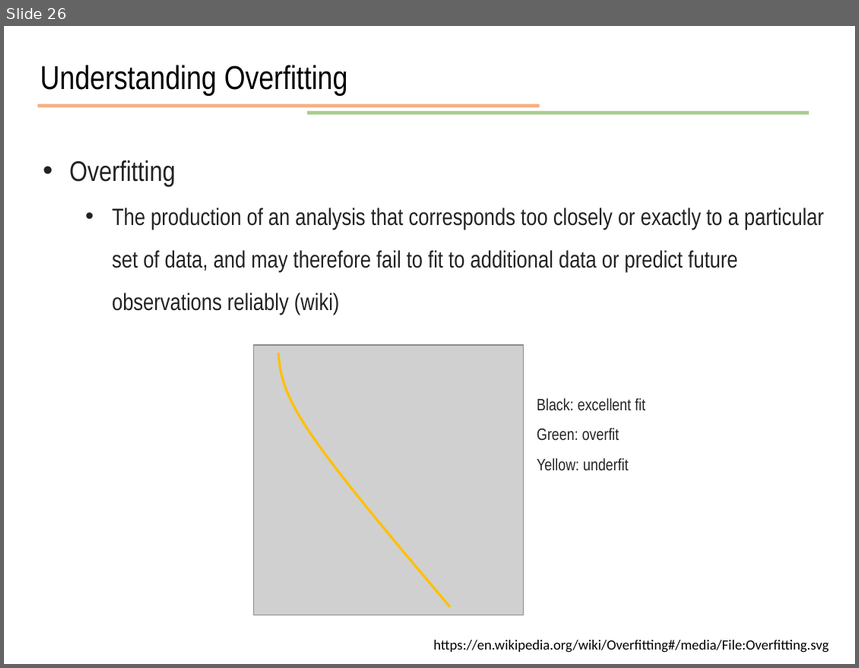
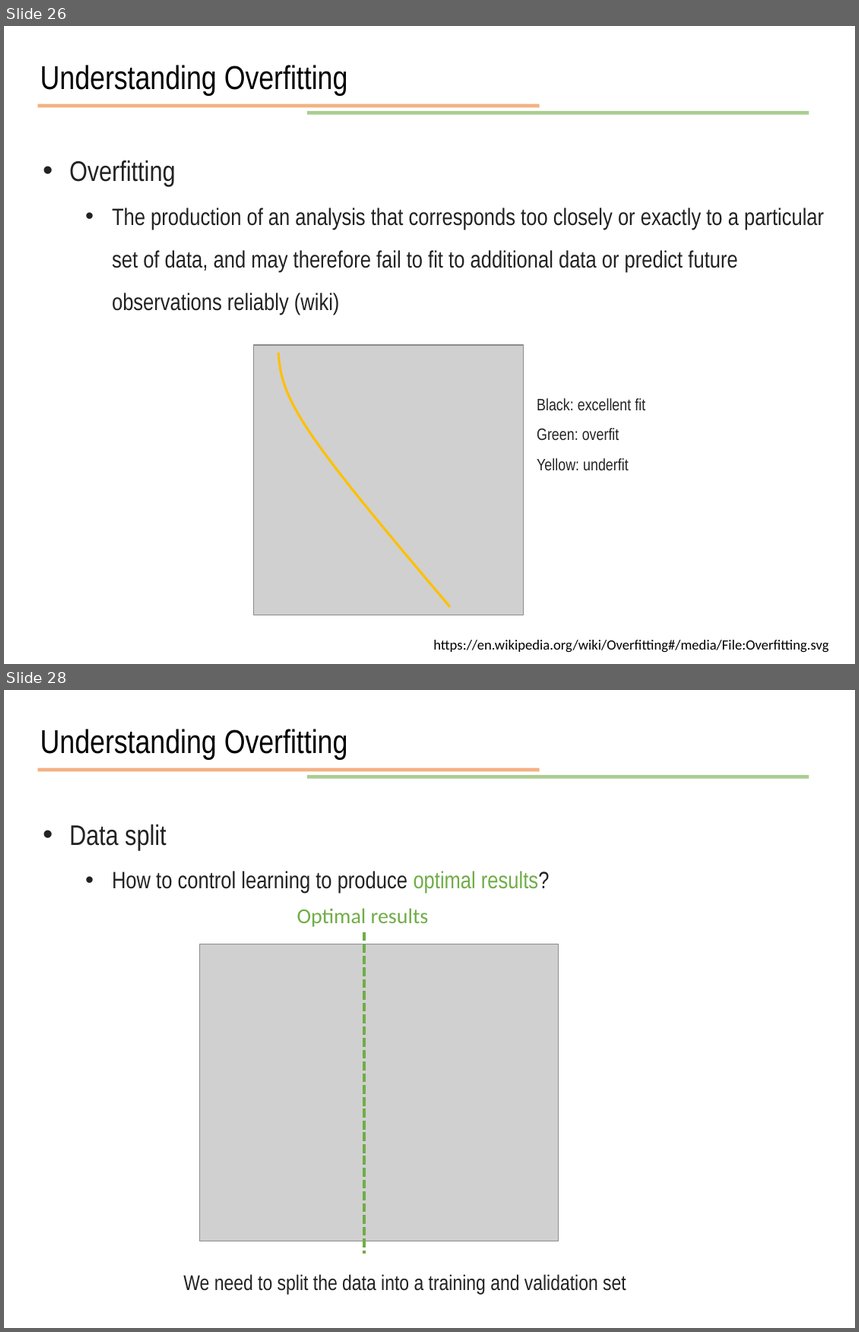
Before and after one commit to JunetaeKim/DeepLearningClass, a slide deck: Week10/week10 Introduction to tensorflow.pptx. Shown one above the other, each under a label of ours: slide 26 before the commit, slides 26 and 28 after it; the slides between them are not shown. The pictures are 859x668 and 859x1332 pixels, drawn with LibreOffice and Linux fonts; fonts in the diff are those of the drawing; grey boxes stand for pictures. Boxes give left, top, right and bottom in pixels: in the first picture for what was removed or moved away, otherwise in the second. Text is boxed around its words. In the diff, an @@ line names an element or a change of style, - is before the commit and + after.

```diff
--- a/Week10/week10 Introduction to tensorflow.pptx
+++ b/Week10/week10 Introduction to tensorflow.pptx
@@ slide 28 added at (4, 690, 855, 1328), background #FFFFFF @@
@@ text added at (40, 729, 348, 760), 28 pt, text #000000 @@
+Understanding Overfitting
@@ line added from (38, 770) to (539, 770), #ED7D31 3 pt @@
@@ line added from (307, 777) to (810, 777), #70AD47 3 pt @@
@@ text added at (69, 825, 550, 893), 20 pt, text #222222 @@
+• Data split
+  • How to control learning to produce optimal results?
@@ text added at (297, 908, 429, 927), 18 pt, text #70AD47 @@
+Optimal results
@@ line added from (364, 932) to (364, 1253), #70AD47 2.5 pt dashed @@
@@ picture added at (200, 945, 558, 1242) @@
@@ text added at (183, 1274, 626, 1295), 18 pt, text #222222 @@
+We need to split the data into a training and validation set
```
Also in this commit, not shown: 3 slides changed, 8 other slides added, 4 other files.
